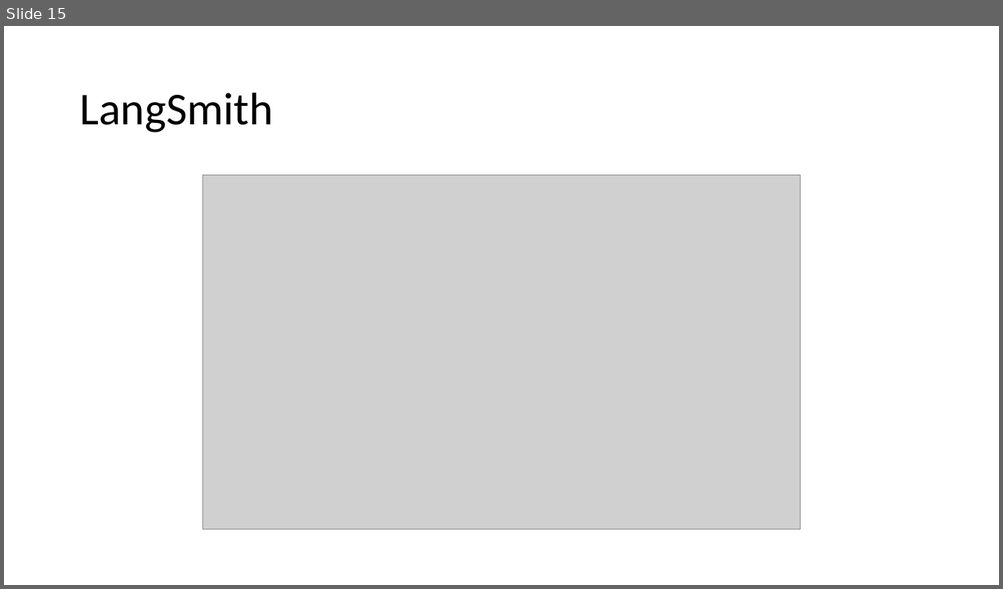
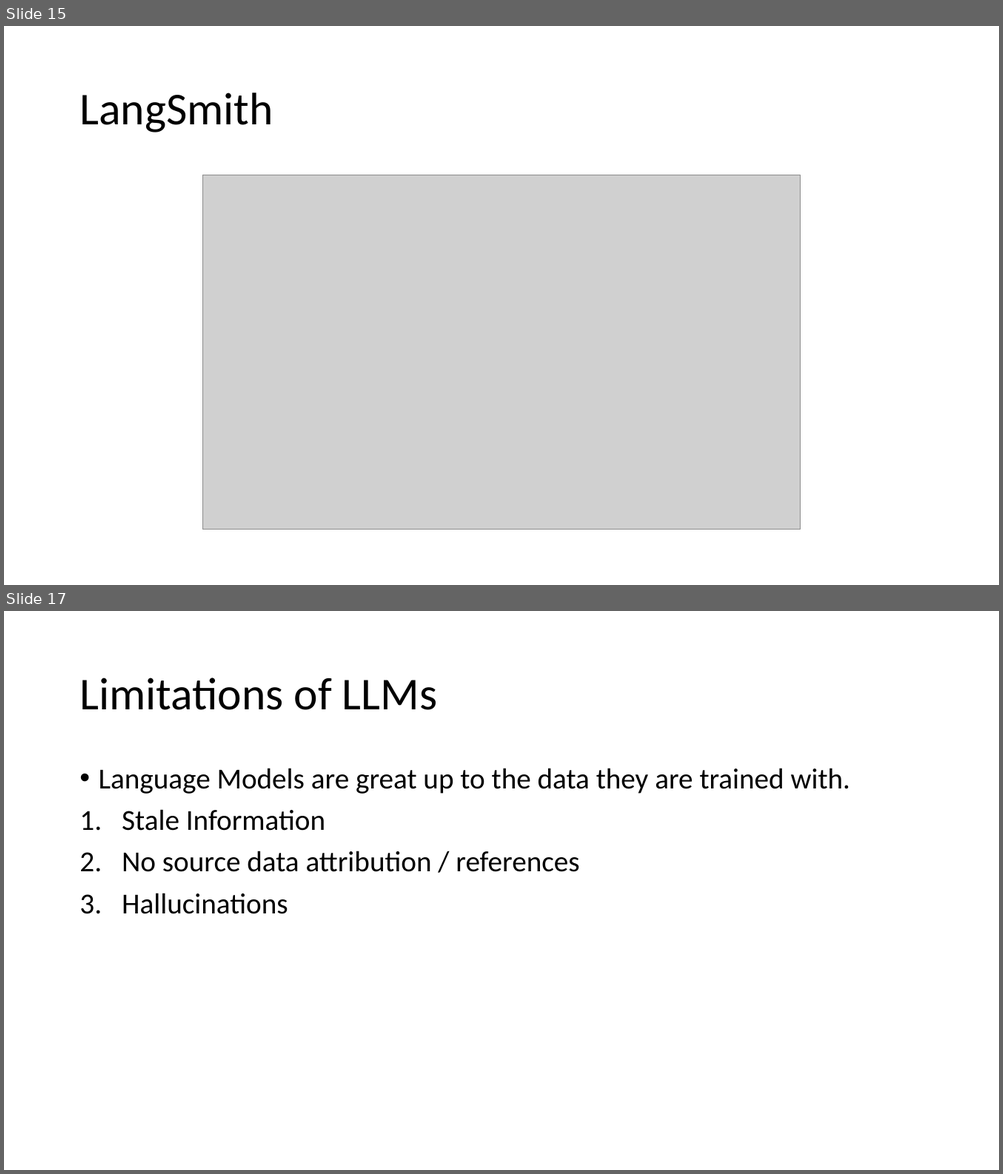
Before and after one commit to basudev2016/genai-dsc-2024, a slide deck: GenAI-4.pptx. Shown one above the other, each under a label of ours: slide 15 before the commit, slides 15 and 17 after it; the slides between them are not shown. The pictures are 1003x589 and 1003x1174 pixels, drawn with LibreOffice and Linux fonts; fonts in the diff are those of the drawing; grey boxes stand for pictures. Boxes give left, top, right and bottom in pixels: in the first picture for what was removed or moved away, otherwise in the second. Text is boxed around its words. In the diff, an @@ line names an element or a change of style, - is before the commit and + after.

```diff
--- a/GenAI-4.pptx
+++ b/GenAI-4.pptx
@@ slide 17 added at (4,611,999,1170), background #FFFFFF @@
@@ title added at (79,678,437,710), 44 pt, text #000000 @@
+Limitations of LLMs
@@ text added at (99,768,850,914), 28 pt, text #000000 @@
+• Language Models are great up to the data they are trained with.
+1. Stale Information
+2. No source data attribution / references
+3. Hallucinations
```
Also in this commit, not shown: 3 other slides added, 4 other files.
